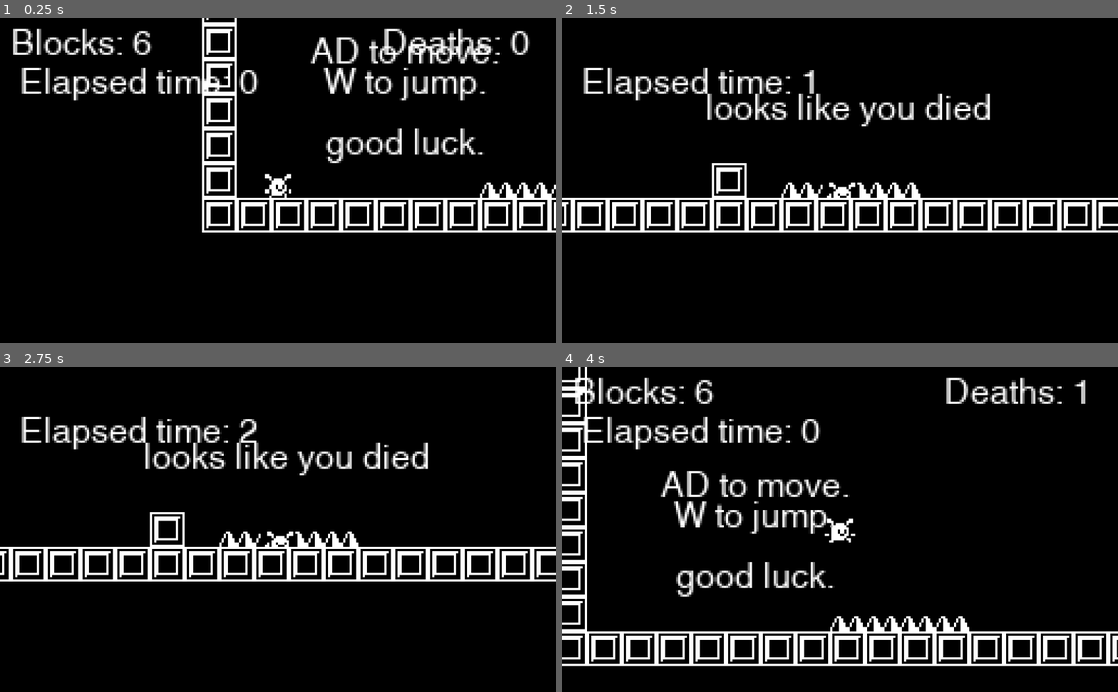
Above: before the commit, frames 1-4 (two rows, left to right).
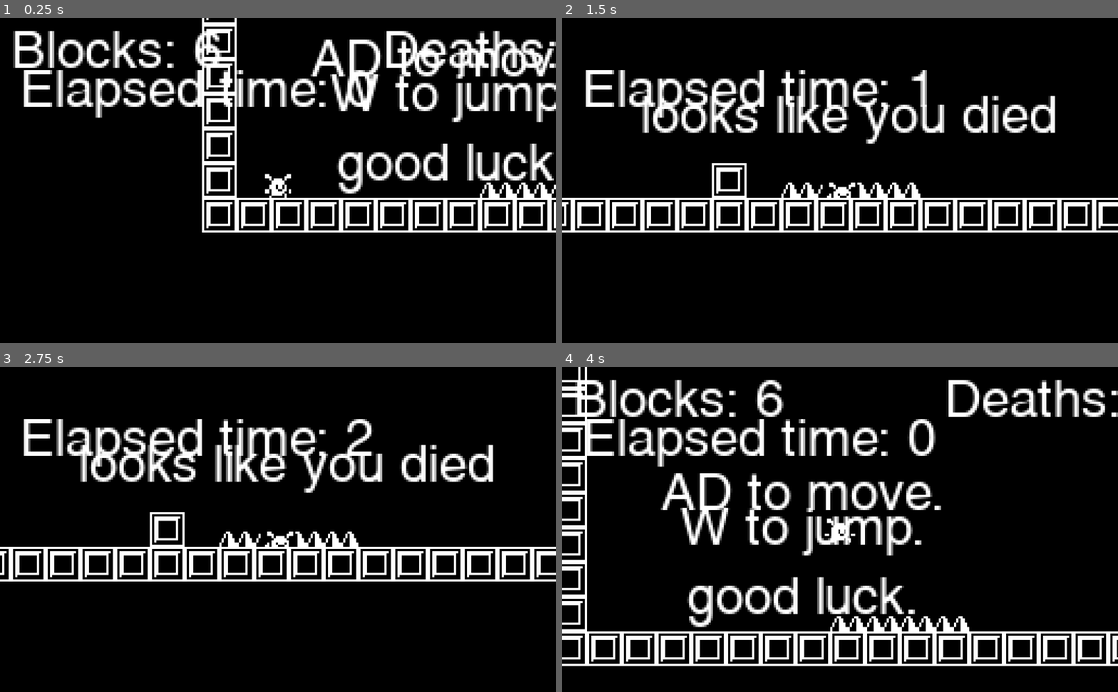
Above: after the commit, the same moments.

Repository: thomasapope/plat-form
Game: Godot game, scene res://scenes/Setup Game.tscn
Same seed, same stepped clock (60 frames per second), same inputs: the game is played once before the commit and once after it.
Inputs (mouse positions are in pixels of both pictures, inside the frame that each line leads up to):
- Up to frame 1 (0.25 s): no input
- Up to frame 2 (1.5 s): tap Enter at 0.5, 1.25 s; move the mouse to (962, 164) at 0.52 s; hold D (right) from 0.53 s (still down); click (962, 164) at 0.67 s; tap W (jump) at 0.77 s; move the mouse to (728, 196) at 1.27 s
- Up to frame 3 (2.75 s): tap W (jump) at 1.52 s; move the mouse to (333, 458) at 2.02 s; release D (right) at 2.03 s; hold A (left) from 2.03 s (still down)
- Up to frame 4 (4 s): tap R (reset) at 2.75 s; move the mouse to (812, 594) at 2.77 s; release A (left) at 2.78 s; hold D (right) from 2.78 s (still down); click (812, 594) at 2.92 s; tap W (jump) at 3.02, 3.77 s; tap Enter at 3.5 s; move the mouse to (1006, 578) at 3.52 s

The runs differ from the first frame. In frame 1, 14% of the frame differs, in the area x 2-100%, y 3-55%; in frame 2, 7.8%; in frame 3, 7.9%; in frame 4, 16%, in the area x 2-100%, y 3-81%.

Commit message:
Work on leaderboard

Diff:
--- /dev/null
+++ b/scenes/Leaderboard.tscn
@@ -0,0 +1,65 @@
+[gd_scene load_steps=5 format=2]
+
+[ext_resource path="res://ui/Swansea72.tres" type="DynamicFont" id=1]
+[ext_resource path="res://ui/UITheme.tres" type="Theme" id=2]
+[ext_resource path="res://scripts/MenuButton.gd" type="Script" id=3]
+[ext_resource path="res://ui/Swansea24.tres" type="DynamicFont" id=4]
+
+[node name="Main" type="Control"]
+theme = ExtResource( 2 )
+__meta__ = {
+"_edit_use_anchors_": false
+}
+
+[node name="Label" type="Label" parent="."]
+margin_left = 215.0
+margin_top = 55.0
+margin_right = 775.0
+margin_bottom = 148.0
+theme = ExtResource( 2 )
+custom_fonts/font = ExtResource( 1 )
+text = "The Victor's Club"
+align = 1
+__meta__ = {
+"_edit_use_anchors_": false
+}
+
+[node name="ScrollContainer" type="ScrollContainer" parent="."]
+margin_left = 339.0
+margin_top = 179.0
+margin_right = 639.0
+margin_bottom = 428.0
+__meta__ = {
+"_edit_use_anchors_": false
+}
+
+[node name="Scores" type="VBoxContainer" parent="ScrollContainer"]
+margin_right = 300.0
+margin_bottom = 30.0
+grow_horizontal = 2
+theme = ExtResource( 2 )
+custom_constants/separation = 25
+alignment = 1
+__meta__ = {
+"_edit_use_anchors_": false
+}
+
+[node name="ScoreLabel" type="Label" parent="ScrollContainer/Scores"]
+margin_right = 300.0
+margin_bottom = 30.0
+rect_min_size = Vector2( 300, 30 )
+custom_fonts/font = ExtResource( 4 )
+text = "Charles C."
+
+[node name="Back" type="Button" parent="."]
+margin_left = 43.0
+margin_top = 493.0
+margin_right = 193.0
+margin_bottom = 543.0
+rect_min_size = Vector2( 0, 50 )
+text = "Back"
+script = ExtResource( 3 )
+__meta__ = {
+"_edit_use_anchors_": false
+}
+scene = "res://scenes/Main.tscn"
--- a/scenes/Main.tscn
+++ b/scenes/Main.tscn
@@ -14,25 +14,26 @@
 margin_top = 74.0
 margin_right = 775.0
 margin_bottom = 233.0
+theme = ExtResource( 2 )
 custom_fonts/font = ExtResource( 1 )
-text = "Plat  Form"
+text = "Plat Form"
 align = 1
 __meta__ = {
 "_edit_use_anchors_": false
 }
 
-[node name="VBoxContainer" type="VBoxContainer" parent="Label"]
-margin_left = 136.0
-margin_top = 116.0
-margin_right = 436.0
-margin_bottom = 455.0
+[node name="VBoxContainer" type="VBoxContainer" parent="."]
+margin_left = 351.0
+margin_top = 190.0
+margin_right = 651.0
+margin_bottom = 529.0
 theme = ExtResource( 2 )
 custom_constants/separation = 25
 __meta__ = {
 "_edit_use_anchors_": false
 }
 
-[node name="Play" type="Button" parent="Label/VBoxContainer"]
+[node name="Play" type="Button" parent="VBoxContainer"]
 margin_right = 300.0
 margin_bottom = 75.0
 rect_min_size = Vector2( 0, 75 )
@@ -43,7 +44,7 @@
 }
 scene = "res://scenes/Setup Game.tscn"
 
-[node name="Exit" type="Button" parent="Label/VBoxContainer"]
+[node name="Exit" type="Button" parent="VBoxContainer"]
 margin_top = 100.0
 margin_right = 300.0
 margin_bottom = 175.0
--- a/ui/Swansea16.tres
+++ b/ui/Swansea16.tres
@@ -2,8 +2,9 @@
 
 [sub_resource type="DynamicFontData" id=1]
 antialiased = false
-font_path = "res://font/Swansea.ttf"
+font_path = "res://ui/Swansea.ttf"
 
 [resource]
+size = 24
 extra_spacing_bottom = 2
 font_data = SubResource( 1 )
--- a/ui/Swansea24.tres
+++ b/ui/Swansea24.tres
@@ -3,5 +3,5 @@
 [ext_resource path="res://ui/Swansea.ttf" type="DynamicFontData" id=1]
 
 [resource]
-size = 32
+size = 24
 font_data = ExtResource( 1 )
--- a/ui/UITheme.tres
+++ b/ui/UITheme.tres
@@ -1,15 +1,8 @@
-[gd_resource type="Theme" load_steps=5 format=2]
+[gd_resource type="Theme" load_steps=2 format=2]
 
-[ext_resource path="res://ui/Swansea.ttf" type="DynamicFontData" id=1]
 [ext_resource path="res://ui/Swansea24.tres" type="DynamicFont" id=2]
 
-[sub_resource type="DynamicFont" id=1]
-extra_spacing_bottom = 2
-font_data = ExtResource( 1 )
-
-[sub_resource type="BitmapFont" id=2]
-
 [resource]
-default_font = SubResource( 2 )
+default_font = ExtResource( 2 )
 Button/fonts/font = ExtResource( 2 )
-Label/fonts/font = SubResource( 1 )
+Label/fonts/font = ExtResource( 2 )
